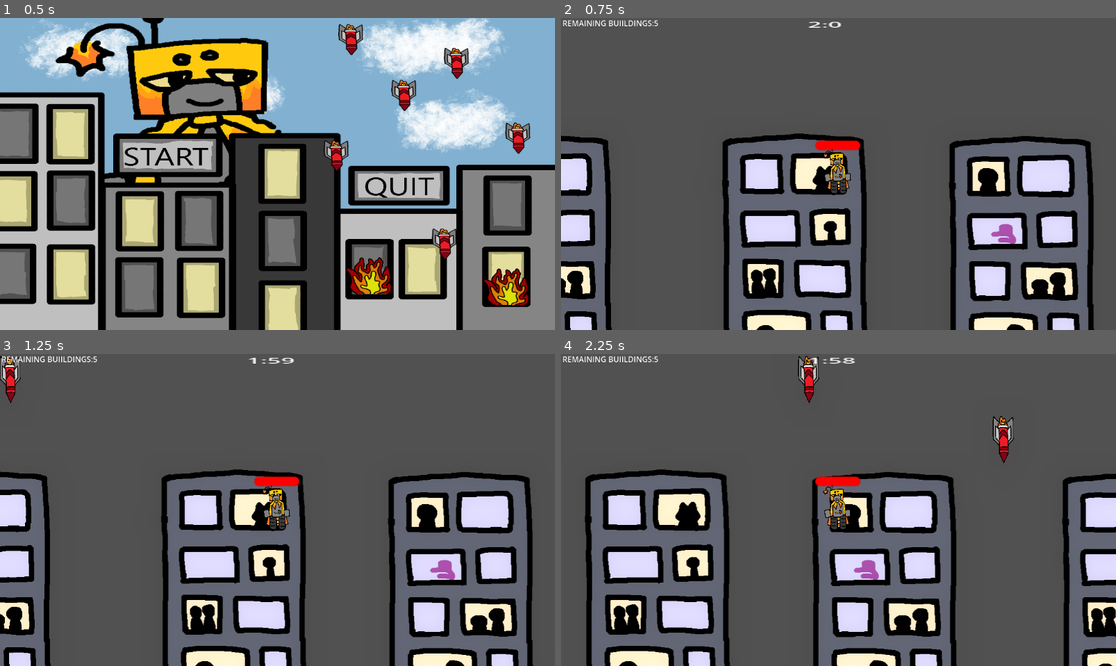
Above: before the commit, frames 1-4 (two rows, left to right).
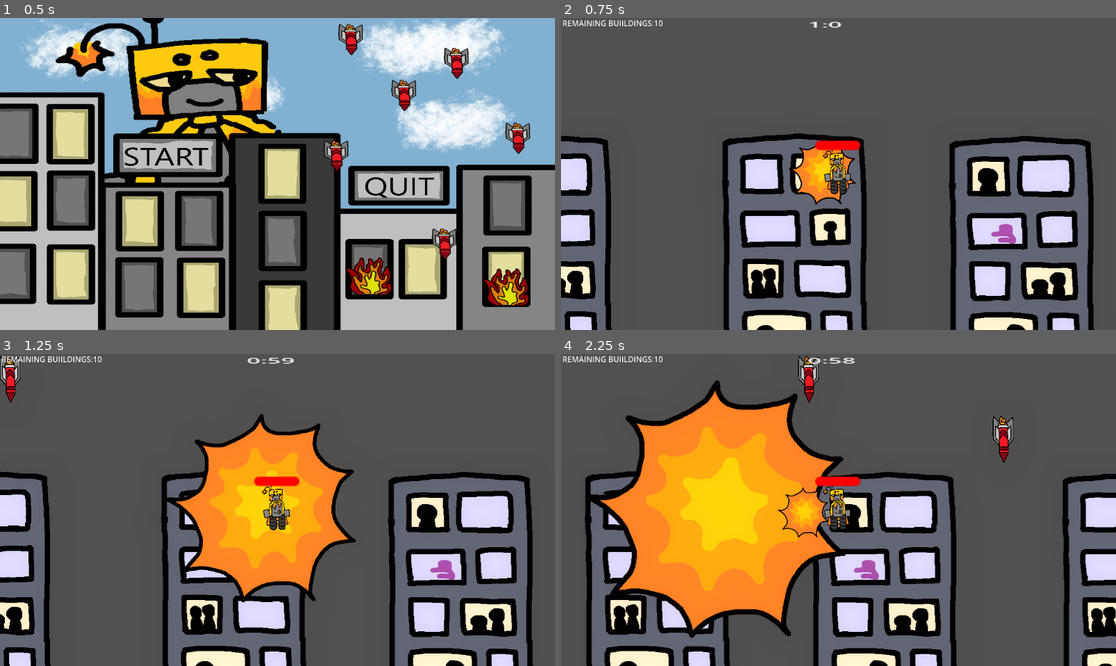
Above: after the commit, the same moments.

Repository: GeirlanthArchivest/oops--i-maybe-did-it-again
Game: Godot game, scene res://Scenes/start_menu.tscn
Two runs of this game, one before a commit and one after it. Both use one fixed random seed, a clock stepped at 60 frames per second and the inputs below. The engine's default icon, where the game draws it, is replaced by a stand-in: a white triangle on a blue panel in a dark square.
Inputs (mouse positions are in pixels of both pictures, inside the frame that each line leads up to):
- Up to frame 1 (0.5 s): no input
- Up to frame 2 (0.75 s): click (727, 155) at 0.5 s
- Up to frame 3 (1.25 s): no input
- Up to frame 4 (2.25 s): tap Enter (shoot) at 1.25, 2.1 s; move the mouse to (960, 494) at 1.27 s; hold Enter (shoot) 1.28-2.03 s; hold Right (move_right) from 1.28 s (still down); tap Space (jump) at 1.52 s; move the mouse to (727, 525) at 2.02 s

Frame 1 is identical in both runs. In frame 2, 1.1% of the frame differs, in the area x 16-54%, y 0-60%; in frame 3, 11%; in frame 4, 22%, in the area x 5-52%, y 0-92%.

Commit message:
bullets now explode too

Diff:
--- a/oops!-i-maybe-did-it-again/Scenes/main_level.tscn
+++ b/oops!-i-maybe-did-it-again/Scenes/main_level.tscn
@@ -43,7 +43,7 @@
 script = ExtResource("3_a2ia3")
 
 [node name="Timer" type="Timer" parent="Camera2D/Timer"]
-wait_time = 120.0
+wait_time = 60.0
 one_shot = true
 autostart = true
 
@@ -110,6 +110,21 @@
 [node name="Building5" parent="Buildings" instance=ExtResource("3_5erdv")]
 position = Vector2(1088, 448)
 
+[node name="Building6" parent="Buildings" instance=ExtResource("3_5erdv")]
+position = Vector2(1633.5, 448)
+
+[node name="Building7" parent="Buildings" instance=ExtResource("3_5erdv")]
+position = Vector2(2048.5, 445)
+
+[node name="Building8" parent="Buildings" instance=ExtResource("3_5erdv")]
+position = Vector2(2579, 443)
+
+[node name="Building9" parent="Buildings" instance=ExtResource("3_5erdv")]
+position = Vector2(3050, 448)
+
+[node name="Building10" parent="Buildings" instance=ExtResource("3_5erdv")]
+position = Vector2(3570, 448)
+
 [node name="Spawn" type="Node2D" parent="."]
 
 [node name="Missile Timer" type="Timer" parent="."]
--- a/oops!-i-maybe-did-it-again/Scripts/building.gd
+++ b/oops!-i-maybe-did-it-again/Scripts/building.gd
@@ -9,6 +9,7 @@
 var building_texture1 = preload("res://Assets/Building 1.png")
 var building_texture2 = preload("res://Assets/Building 2.png")
 var building_texture3 = preload("res://Assets/Building 3.png")
+var explosion = preload("res://Scenes/explosion.tscn")
 
 var collision_sizes_x:int
 var collision_sizes_y:int
@@ -26,6 +27,7 @@
 func _on_hitbox_area_entered(area: Area2D):
 	if area.is_in_group("Enemy Damager"):
 		area.get_parent().queue_free()
+		Global.instance_node(explosion, area.global_position, Global.node_creation_parent)
 		if health >0:
 			health -= 2
 		if health <=0:
